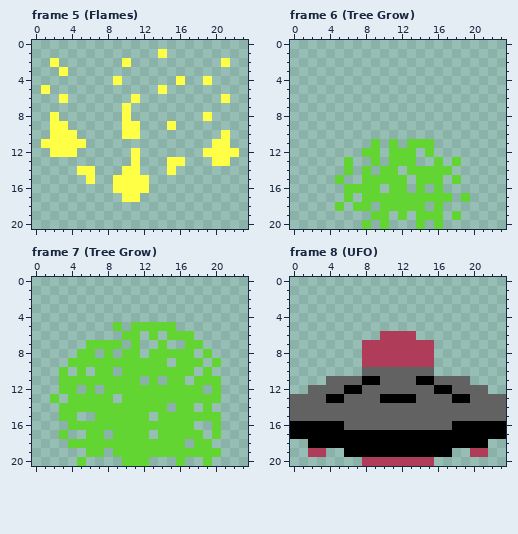
Two versions of one pixel-art file, assets/c64-sprites.aseprite. That is the earlier state.
24x21 pixels, 16 frames. Shown: frame 5 (Flames), frame 6 (Tree Grow), frame 7 (Tree Grow), frame 8 (UFO). The commit also changed other frames, which this record leaves out.
After the commit:
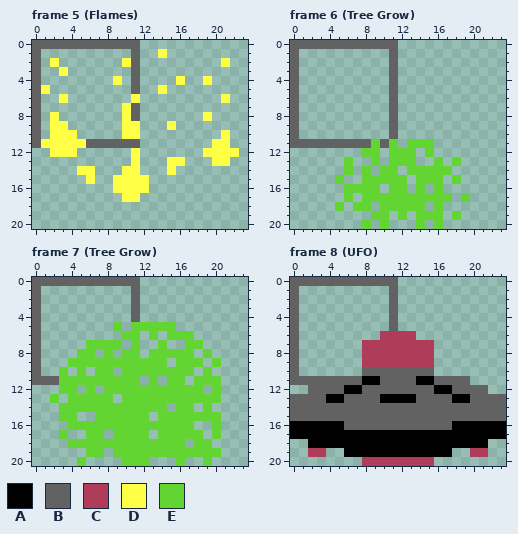
Palette (. is transparent): A #000000  B #626262  C #af3c58  D #ffff46  E #62d532
Commit: Move sprite frames under the kernel
Change:
layer "Guide" added
--- frame 5 (Flames), layer "Guide"
@@ x 0..13 @@
- 0 ..............
- 1 ..............
- 2 ..D.......D...
- 3 ...D..........
- 4 .........D....
- 5 .D............
- 6 ...D.......D..
- 7 ..........D...
- 8 ..D.......D...
- 9 ..DD......DD..
-10 ..DDD.....DD..
-11 .DDDDD........
+ 0 BBBBBBBBBBBB..
+ 1 B..........B..
+ 2 B.D.......DB..
+ 3 B..D.......B..
+ 4 B........D.B..
+ 5 BD.........B..
+ 6 B..D.......D..
+ 7 B.........DB..
+ 8 B.D.......DB..
+ 9 B.DD......DD..
+10 B.DDD.....DD..
+11 BDDDDDBBBBBB..
 12 ..DDD......D..
--- frame 6 (Tree Grow), layer "Guide"
@@ x 0..13 @@
- 0 ..............
- 1 ..............
- 2 ..............
- 3 ..............
- 4 ..............
- 5 ..............
- 6 ..............
- 7 ..............
- 8 ..............
- 9 ..............
-10 ..............
-11 .........E.E.E
+ 0 BBBBBBBBBBBB..
+ 1 B..........B..
+ 2 B..........B..
+ 3 B..........B..
+ 4 B..........B..
+ 5 B..........B..
+ 6 B..........B..
+ 7 B..........B..
+ 8 B..........B..
+ 9 B..........B..
+10 B..........B..
+11 BBBBBBBBBEBE.E
 12 ........EE.EEE
--- frame 7 (Tree Grow), layer "Guide"
@@ x 0..13 @@
- 0 ..............
- 1 ..............
- 2 ..............
- 3 ..............
- 4 ..............
- 5 .........E.EEE
- 6 ..........EE.E
- 7 ......EEEE.E..
- 8 .....EE.E.EE.E
- 9 ....EEEEEEEEEE
-10 ...E.E.EE.EEEE
-11 ...EEEEEEEEE.E
+ 0 BBBBBBBBBBBB..
+ 1 B..........B..
+ 2 B..........B..
+ 3 B..........B..
+ 4 B..........B..
+ 5 B........E.EEE
+ 6 B.........EE.E
+ 7 B.....EEEE.E..
+ 8 B....EE.E.EE.E
+ 9 B...EEEEEEEEEE
+10 B..E.E.EE.EEEE
+11 BBBEEEEEEEEE.E
 12 ...EE.E.EEEEEE
--- frame 8 (UFO), layer "Guide"
@@ x 0..13 @@
- 0 ..............
- 1 ..............
- 2 ..............
- 3 ..............
- 4 ..............
- 5 ..............
- 6 ..........CCCC
- 7 ........CCCCCC
- 8 ........CCCCCC
- 9 ........CCCCCC
-10 ........BBBBBB
-11 ....BBBBAABBBB
+ 0 BBBBBBBBBBBB..
+ 1 B..........B..
+ 2 B..........B..
+ 3 B..........B..
+ 4 B..........B..
+ 5 B..........B..
+ 6 B.........CCCC
+ 7 B.......CCCCCC
+ 8 B.......CCCCCC
+ 9 B.......CCCCCC
+10 B.......BBBBBB
+11 BBBBBBBBAABBBB
 12 ..BBBBAABBBBBB
